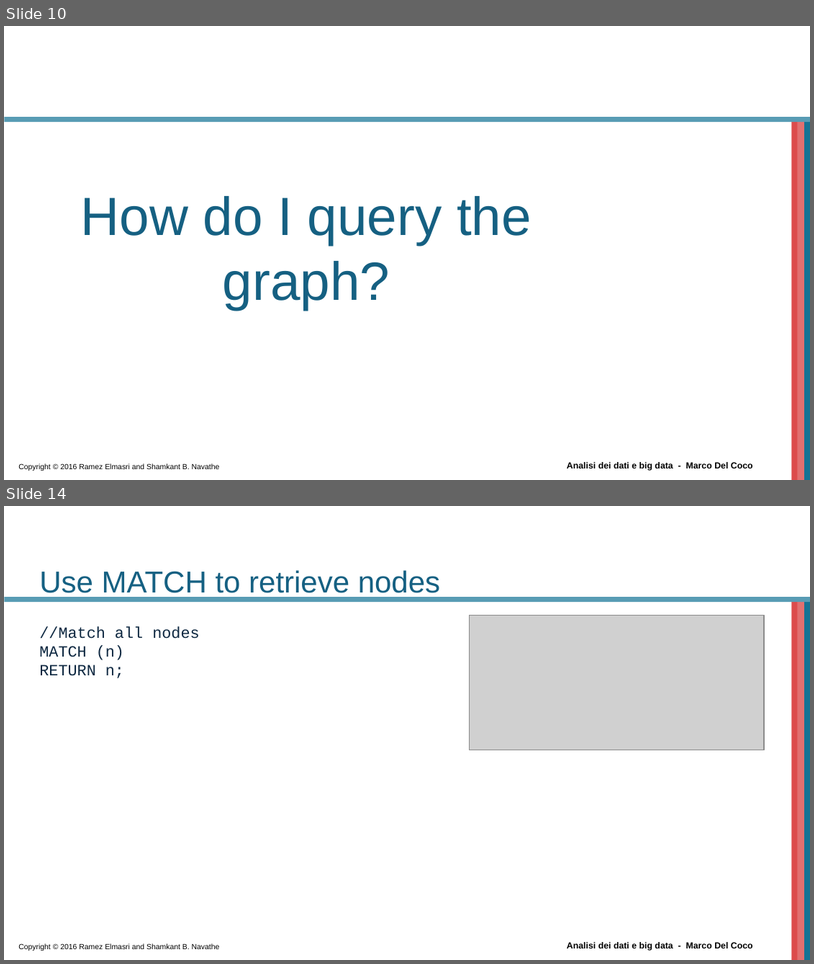
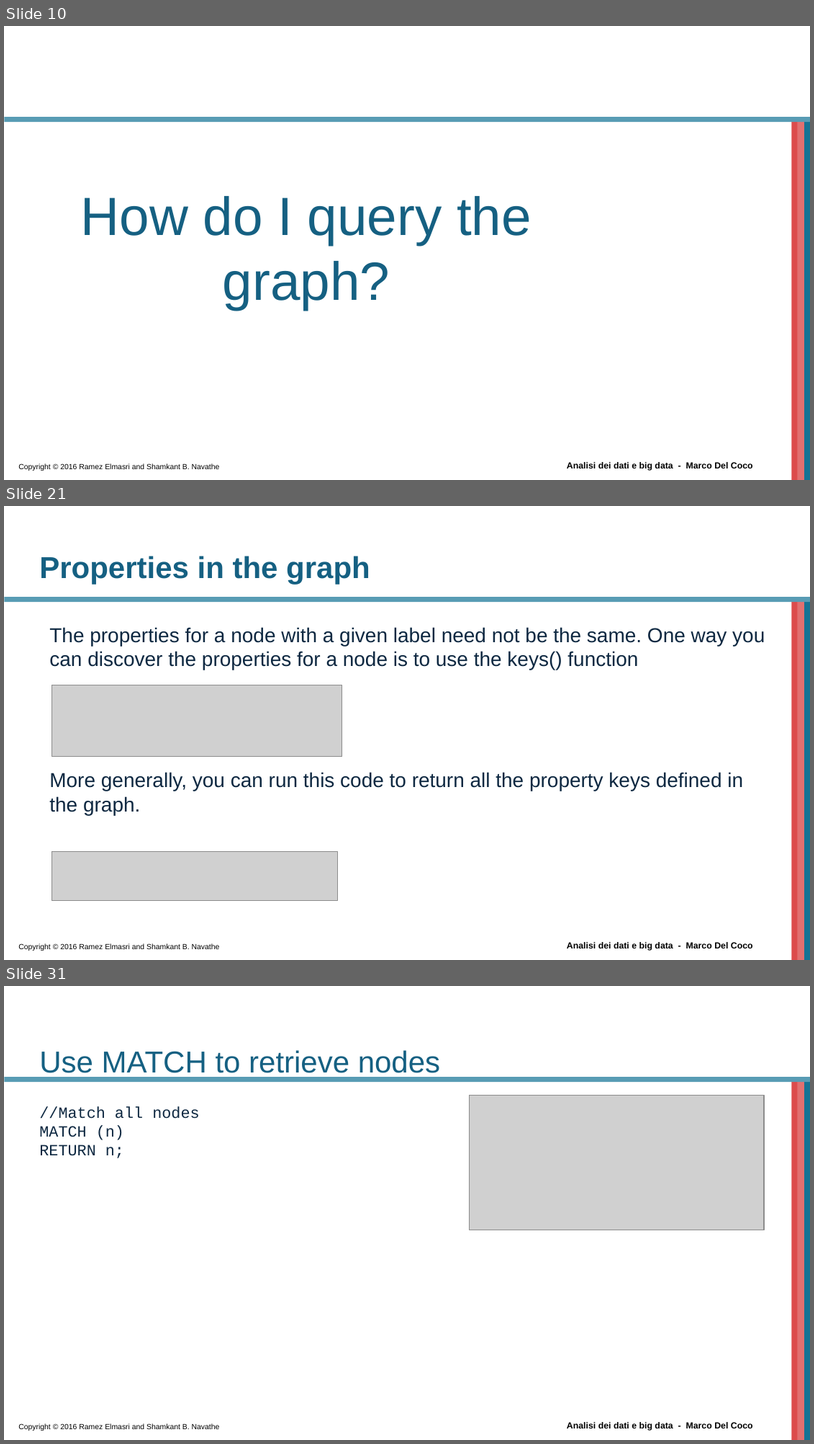
Before and after one commit to beppe2hd/AnalisiDati_BigData, a slide deck: materials/Introduction to Cypher.pptx. Shown one above the other, each under a label of ours: slides 10 and 14 before the commit, slides 10, 21 and 31 after it; the slides between them are not shown. The pictures are 814x964 and 814x1444 pixels, drawn with LibreOffice and Linux fonts; fonts in the diff are those of the drawing; grey boxes stand for pictures; background and template pictures are left out. Boxes give left, top, right and bottom in pixels: in the first picture for what was removed or moved away, otherwise in the second. Text is boxed around its words. In the diff, an @@ line names an element or a change of style, - is before the commit and + after.

```diff
--- a/materials/Introduction to Cypher.pptx
+++ b/materials/Introduction to Cypher.pptx
@@ slide 21 added at (x1=4, y1=506, x2=810, y2=960), background #FFFFFF; not listed: 6 template elements that a slide beside it also shows @@
@@ title added at (x1=39, y1=556, x2=370, y2=584), 27 pt, text #156082, bold @@
+Properties in the graph
@@ text added at (x1=49, y1=627, x2=765, y2=815), 18 pt, text #0E2841 @@
+The properties for a node with a given label need not be the same. One way you can discover the properties for a node is to use the keys() function
+More generally, you can run this code to return all the property keys defined in the graph.
@@ picture added at (x1=52, y1=685, x2=342, y2=757) @@
@@ picture added at (x1=52, y1=852, x2=338, y2=901) @@
@@ what was slide 14 is now slide 31 @@
```
Also in this commit, not shown: 2 slides changed, 17 other slides added, 1 slide removed, 2 other files.
